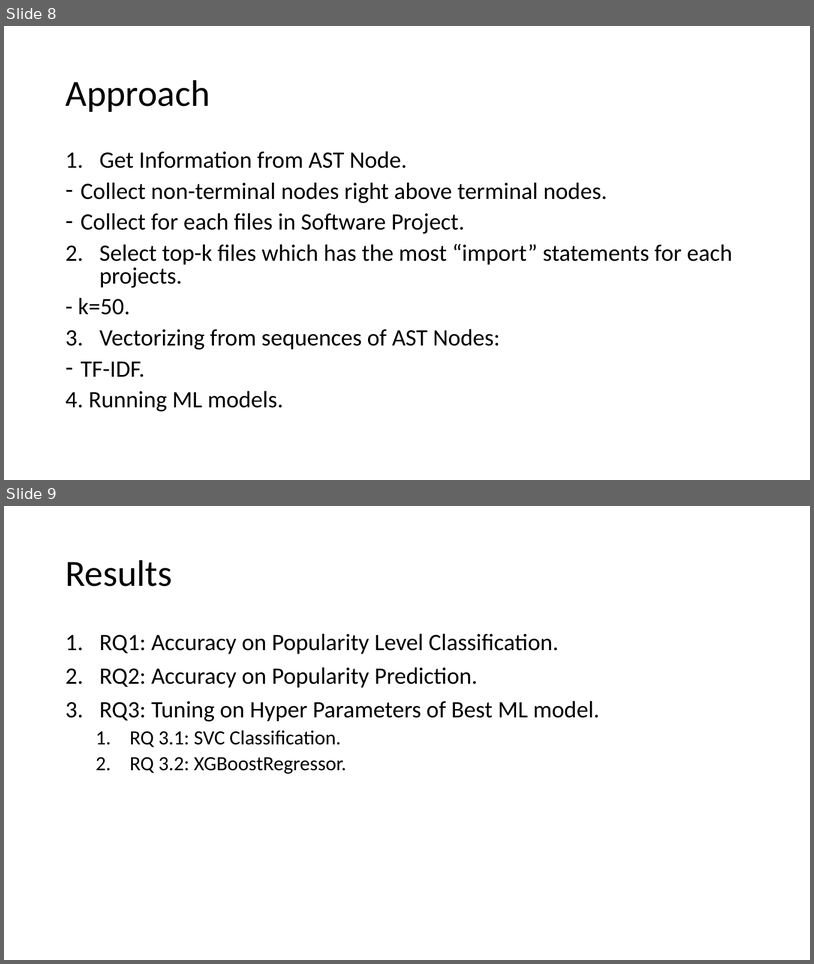
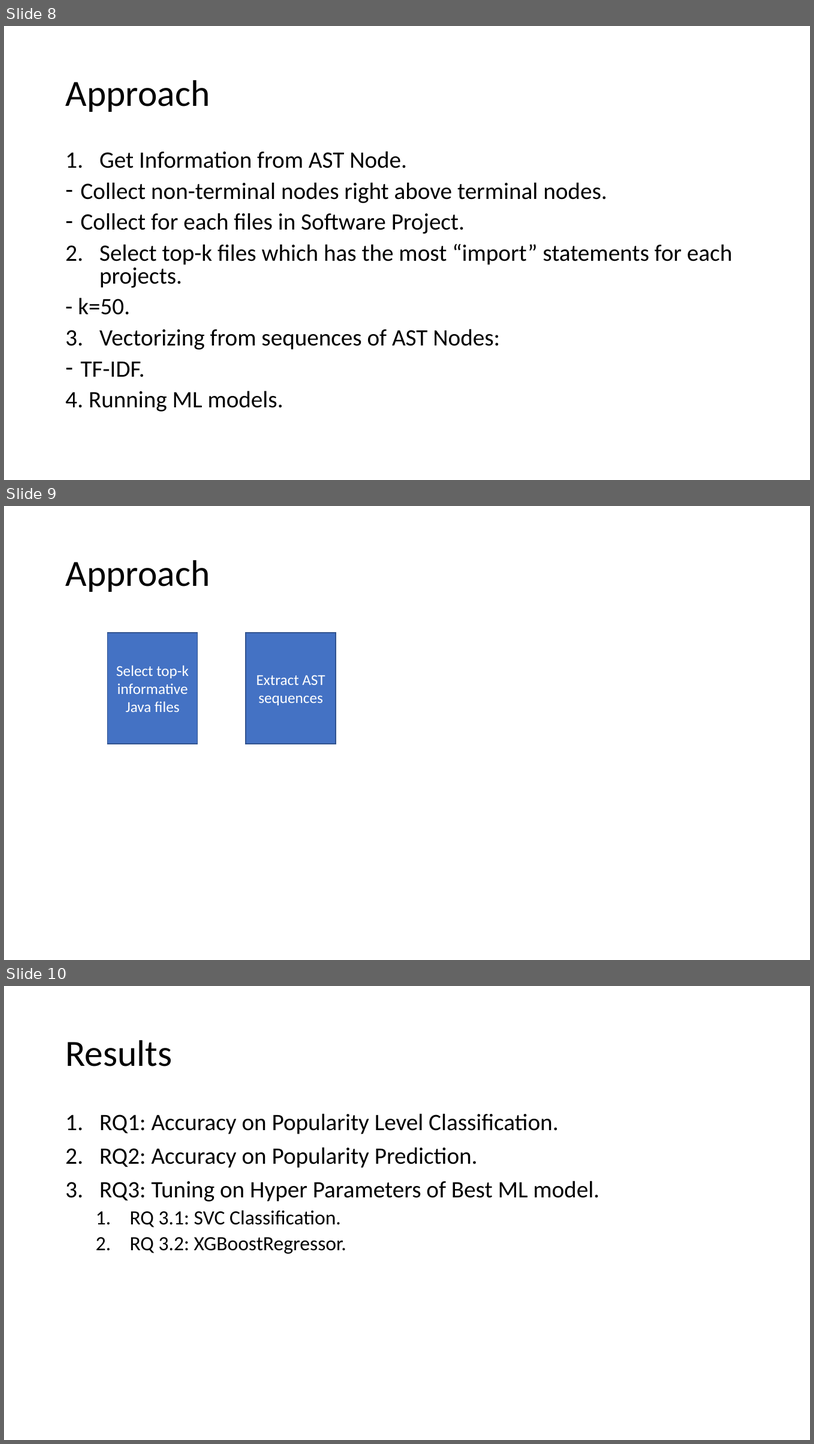
Before and after one commit to pdhung3012/CodeBasedProjectStarPrediction, a slide deck: report/CPE_v2.pptx. Shown one above the other, each under a label of ours: slides 8 and 9 before the commit, slides 8, 9 and 10 after it. The pictures are 814x964 and 814x1444 pixels, drawn with LibreOffice and Linux fonts; fonts in the diff are those of the drawing. Boxes give left, top, right and bottom in pixels: in the first picture for what was removed or moved away, otherwise in the second. Text is boxed around its words. In the diff, an @@ line names an element or a change of style, - is before the commit and + after.

```diff
--- a/report/CPE_v2.pptx
+++ b/report/CPE_v2.pptx
@@ slide 9 added at (x1=4, y1=506, x2=810, y2=960), background #FFFFFF @@
@@ title added at (x1=65, y1=560, x2=210, y2=592), 44 pt, text #000000 @@
+Approach
@@ rectangle added at (x1=107, y1=633, x2=198, y2=744), fill #4472C4, outline #325491 1 pt, 18 pt, text #FFFFFF @@
+Select top-k informative Java files
@@ rectangle added at (x1=246, y1=633, x2=336, y2=744), fill #4472C4, outline #325491 1 pt, 18 pt, text #FFFFFF @@
+Extract AST sequences
@@ what was slide 9 is now slide 10 @@
```
Also in this commit, not shown: 1 slide changed, 5 other files.
